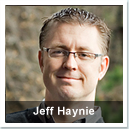
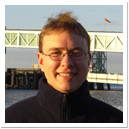
Layer changes from the first 129×129 image to the second:
renamed "Jeff Haynie" to "Ian Smith", hid it, painted on it over [left=33, top=106, right=95, bottom=117]
hid "Layer 3" over [left=5, top=101, right=123, bottom=123]
added layer "Layer 7" above "Layer 6" over [left=5, top=5, right=123, bottom=123]
hid "Layer 5" over [left=6, top=6, right=123, bottom=123]
hid "Layer 4" over [left=6, top=5, right=123, bottom=122]
hid "Layer 2" over [left=6, top=6, right=123, bottom=123]
added layer "Layer 8" above "Layer 1" over [left=0, top=0, right=129, bottom=129]
painted on "Layer 1" over [left=5, top=5, right=123, bottom=123]
